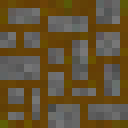
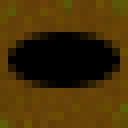
Two versions of the same layered image (w=128, h=128). Layer-by-layer changes:
added layer "hole" above "path" over [left=8, top=32, right=120, bottom=88]
hid "path" over [left=0, top=0, right=128, bottom=128]
